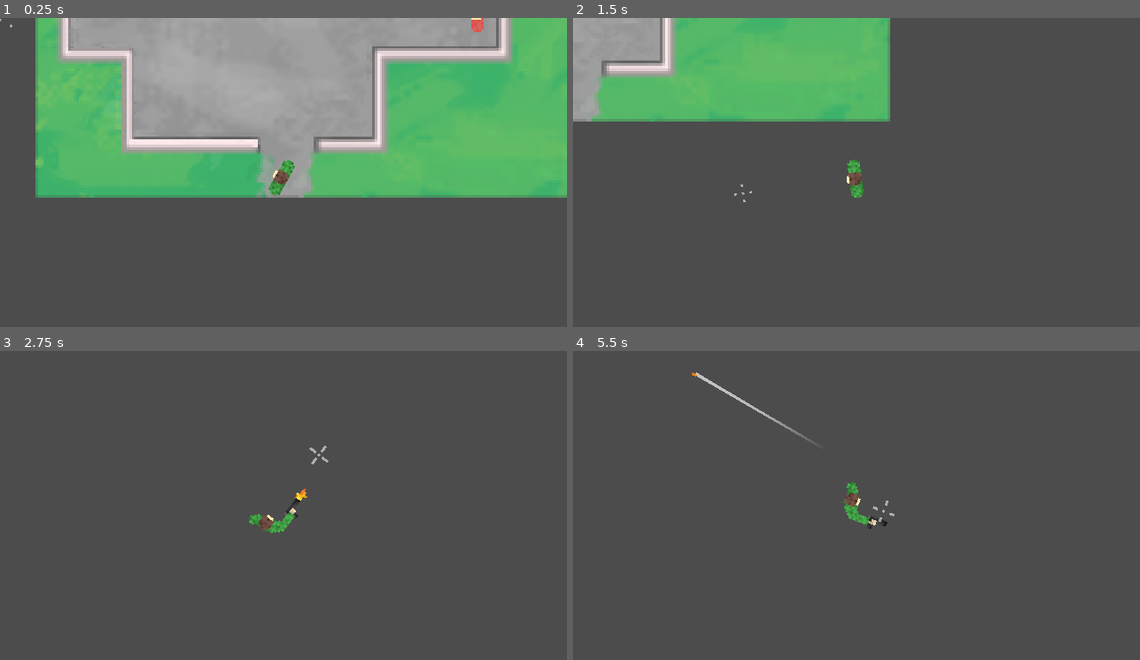
Above: before the commit, frames 1-4 (two rows, left to right).
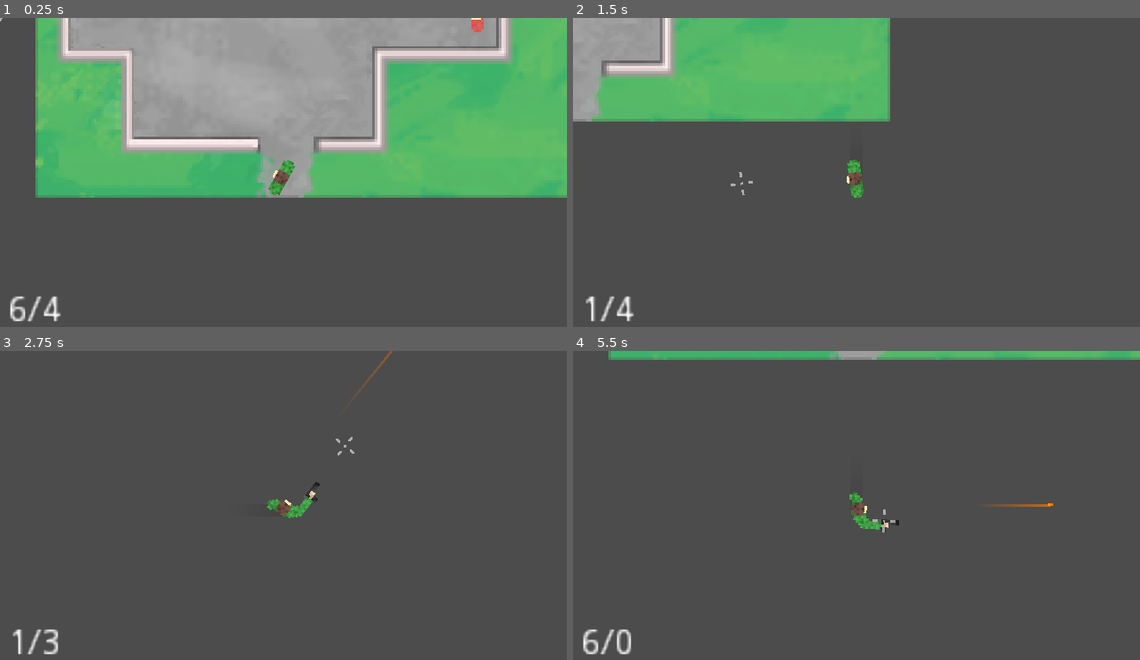
Above: after the commit, the same moments.

Repository: 0Fruto/topdown_shooter_template
Game: Godot game, scene res://Scenes/Main.tscn
Same seed, same stepped clock (60 frames per second), same inputs: the game is played once before the commit and once after it.
Inputs (mouse positions are in pixels of both pictures, inside the frame that each line leads up to):
- Up to frame 1 (0.25 s): no input
- Up to frame 2 (1.5 s): move the mouse to (981, 160) at 0.52 s; hold Right (ui_right) 0.53-1.28 s; hold Space (ui_select) 0.53-1.28 s; move the mouse to (743, 194) at 1.27 s; hold Down (ui_down) from 1.28 s (still down); tap Space (ui_select) at 1.35 s
- Up to frame 3 (2.75 s): tap Space (ui_select) at 1.52, 1.82 s; move the mouse to (340, 440) at 2.02 s; release Down (ui_down) at 2.03 s; hold Right (ui_right) from 2.03 s (still down); hold Space (ui_select) from 2.03 s (still down)
- Up to frame 4 (5.5 s): move the mouse to (828, 573) at 2.77 s; release Right (ui_right) at 2.78 s; release Space (ui_select) at 2.78 s; hold Up (ui_up) 2.78-3.53 s; tap Space (ui_select) at 2.85, 3.02, 3.32, 4.35, 4.52, 4.82 s; move the mouse to (1026, 558) at 3.52 s; hold Space (ui_select) 3.53-4.28 s; hold Left (ui_left) 3.53-5.03 s; move the mouse to (686, 462) at 4.27 s; move the mouse to (884, 511) at 5.02 s; hold Down (ui_down) from 5.03 s (still down); hold Space (ui_select) from 5.03 s (still down)

The runs differ from the first frame. In frame 1, 0.4% of the frame differs, in the area x 0-11%, y 0-99%; in frame 2, 0.3%; in frame 3, 1.1%; in frame 4, 3.8%, in the area x 1-100%, y 0-99%.

Commit message:
Magazine update
-Bullet management system

-Reloading

-Removing old files

-Cursor is now hiding and appears in the right position

Diff:
--- a/Prefabs/Bullet.tscn
+++ b/Prefabs/Bullet.tscn
@@ -7,8 +7,8 @@
 [ext_resource path="res://Prefabs/Trail.tscn" type="PackedScene" id=5]
 
 [sub_resource type="Gradient" id=1]
-offsets = PoolRealArray( 0, 0.557143 )
-colors = PoolColorArray( 1, 1, 1, 0, 1, 1, 1, 0.678431 )
+offsets = PoolRealArray( 0, 0.596026 )
+colors = PoolColorArray( 1, 0.445312, 0, 0, 1, 0.46875, 0, 0.678431 )
 
 [sub_resource type="Gradient" id=2]
 offsets = PoolRealArray( 0.0120968, 0.58871, 0.987903, 1 )
@@ -54,7 +54,7 @@
 default_color = Color( 1, 1, 1, 1 )
 gradient = SubResource( 1 )
 targetPath = NodePath("..")
-trailLength = 3
+trailLength = 5
 
 [node name="Particle" type="Particles2D" parent="."]
 position = Vector2( 1.63335, 0.00546074 )
@@ -76,7 +76,9 @@
 autoplay = true
 
 [node name="Bullet texture" type="Sprite" parent="."]
+position = Vector2( 0.976542, 0.00240231 )
 texture = ExtResource( 1 )
+offset = Vector2( -0.976542, -0.00240231 )
 
 [node name="CollisionShape2D" type="CollisionShape2D" parent="."]
 shape = SubResource( 7 )
--- a/Scenes/Main.tscn
+++ b/Scenes/Main.tscn
@@ -18,6 +18,11 @@
 [ext_resource path="res://Sprites/Player/Shooting/pixil-frame-0.png" type="Texture" id=16]
 [ext_resource path="res://Sprites/Player/Gun/pixil-frame-0.png" type="Texture" id=17]
 [ext_resource path="res://Sprites/Player/Gun/pixil-frame-1.png" type="Texture" id=18]
+[ext_resource path="res://Prefabs/Trail.tscn" type="PackedScene" id=19]
+
+[sub_resource type="Gradient" id=13]
+offsets = PoolRealArray( 0.00571429, 0.994286 )
+colors = PoolColorArray( 0, 0, 0, 0, 0, 0, 0, 0.113725 )
 
 [sub_resource type="RectangleShape2D" id=1]
 extents = Vector2( 7.48244, 3.00339 )
@@ -111,6 +116,12 @@
 script = ExtResource( 6 )
 speed = 150
 
+[node name="Trail" parent="Player" instance=ExtResource( 19 )]
+width = 5.0
+gradient = SubResource( 13 )
+targetPath = NodePath("..")
+trailLength = 10
+
 [node name="Player collider" type="CollisionShape2D" parent="Player"]
 position = Vector2( 0.000198364, 0.49942 )
 rotation = -1.5708
@@ -118,8 +129,20 @@
 one_way_collision = true
 
 [node name="Main camera" type="Camera2D" parent="Player"]
+rotation = 1.5708
 current = true
 zoom = Vector2( 0.7, 0.7 )
+
+[node name="Label" type="Label" parent="Player/Main camera"]
+margin_left = -108.978
+margin_top = 46.0527
+margin_right = -66.9778
+margin_bottom = 60.0527
+size_flags_stretch_ratio = 0.0
+text = "Hello1"
+__meta__ = {
+"_edit_use_anchors_": false
+}
 
 [node name="Character" type="AnimatedSprite" parent="Player"]
 position = Vector2( -3.05176e-05, 0 )
@@ -139,12 +162,14 @@
 
 [node name="Cursor" type="AnimatedSprite" parent="."]
 self_modulate = Color( 1, 1, 1, 0.545098 )
+position = Vector2( 0.0853584, -4.01916 )
 z_index = 22
 frames = SubResource( 6 )
 animation = "Idle"
+frame = 1
 playing = true
 centered = false
-offset = Vector2( -15.5047, -15.5072 )
+offset = Vector2( -15.59, -11.488 )
 script = ExtResource( 4 )
 
 [node name="Test LVL extended" type="Sprite" parent="."]
--- a/Scripts/Shooting.gd
+++ b/Scripts/Shooting.gd
@@ -3,31 +3,44 @@
 var bullet
 var loadBullet
 #export (PackedScene) var pause       does not working
-export var cdGoal = 0.9
+export var cdGoal = 0.2
 var cd = 0
+var bullets
 
 func _ready():
+	Input.set_mouse_mode(Input.MOUSE_MODE_HIDDEN)
 	loadBullet = load("res://Prefabs/Bullet.tscn")
 	$Player/Character/Gun.hide()
+	bullets = $Player.fullMagazine
+
+func ReloadWeapon():
+	if $Player.magazineCount >= 1:
+		bullets = $Player.fullMagazine
+		$Player.magazineCount -= 1
 
 func _process(delta):
+	$"Player/Main camera/Label".text = (str(bullets) + "/" + str($Player.magazineCount))
 	cd += delta
 #	if Input.is_action_just_pressed("ui_cancel"):     does not working
 #		var inst = pause.instance()     does not working
 #		add_child(inst)     does not working
 	if Input.is_action_pressed("ui_select"):
 		$Player/Character/Gun.show()
-		if cd >= cdGoal:
+		if cd >= cdGoal and bullets > 0:
 			$Player/Character/Gun.play("Shooting")
 			$Player/Character.play("Shooting")
 			$Cursor.play("Shooting")
 			bullet = loadBullet.instance()
 			add_child(bullet)
 			cd = 0
+			bullets -= 1
 		else:
 			$Player/Character.play("Prepare")
 			$Player/Character/Gun.play("Prepare")
 			$Cursor.play("Idle")
+			if bullets < 1:
+				ReloadWeapon()
 	else:
+		$Cursor.play("Idle")
 		$Player/Character/Gun.hide()
 		$Player/Character.play("Idle")
--- a/Scripts/bullet.gd
+++ b/Scripts/bullet.gd
@@ -5,19 +5,20 @@
 var difference = Vector3()
 var rotationZ = float()
 export var speed = 50
-var cameraOffsetX = round(rand_range(2, 10))
-var cameraOffsetY = round(rand_range(2, 10))
+var cameraOffsetX = round(rand_range(0, 5))
+var cameraOffsetY = round(rand_range(0, 5))
 export var damage = 101
 var move = true
 var destroy = false
 var counter = 1
 
 func _ready():
-	self.position = get_node("../Player/Character/Gun").global_position
+	self.position = get_node("../Player/Character").global_position
 	mPos = get_global_mouse_position()
 	difference = mPos - self.position
 	rotationZ = atan2(difference.y, difference.x)
 	self.rotate(rotationZ - self.rotation)
+	self.position = get_node("../Player/Character/Gun").global_position
 	get_node("../Player/Main camera").position += Vector2(cameraOffsetX, cameraOffsetY)
 
 func _process(delta):
--- a/Scripts/playerMove.gd
+++ b/Scripts/playerMove.gd
@@ -5,6 +5,8 @@
 var velocity = Vector2()
 var difference = Vector3()
 var rotationZ = float()
+var fullMagazine = 6
+var magazineCount = 4
 
 func get_input():
 	velocity = Vector2()
@@ -23,8 +25,8 @@
 	velocity = move_and_slide(velocity)
 
 func _process(_delta):
-
 	mPos = get_global_mouse_position()
 	difference = mPos - self.position
 	rotationZ = atan2(difference.y, difference.x)
 	self.rotate(rotationZ - self.rotation)
+	$"Main camera".rotation = -self.global_rotation
--- a/project.godot
+++ b/project.godot
@@ -17,7 +17,12 @@
 
 config/name="furry octo waffle"
 run/main_scene="res://Scenes/Main.tscn"
-config/icon="res://Sprites/hero.png"
+boot_splash/image="res://Sprites/Player/Gun/pixil-frame-1.png"
+boot_splash/use_filter=false
+boot_splash/bg_color=Color( 1, 0.890196, 0.890196, 1 )
+config/icon="res://Sprites/Cursor/Idle/pixil-frame-2.png"
+config/macos_native_icon="res://Sprites/Cursor/Idle/pixil-frame-2.png"
+config/windows_native_icon="res://Sprites/Cursor/Idle/pixil-frame-2.png"
 
 [display]
 
Not shown: 1 places in Scenes/Main.tscn that only renumber resources
Binary file removed: Sprites/Test LVL.png
Not shown, removed: Sprites/Test LVL.png.import
Binary file removed: Sprites/cursor.png
Not shown, removed: Sprites/cursor.png.import
Binary file removed: Sprites/enemy.png
Not shown, removed: Sprites/enemy.png.import
Not shown, removed: Sprites/hero with bg.png.import
Binary file removed: Sprites/hero.png
Not shown, removed: Sprites/hero.png.import
Binary file removed: Sprites/test map.png
Not shown, removed: Sprites/test map.png.import
(and 3 more such lines)
